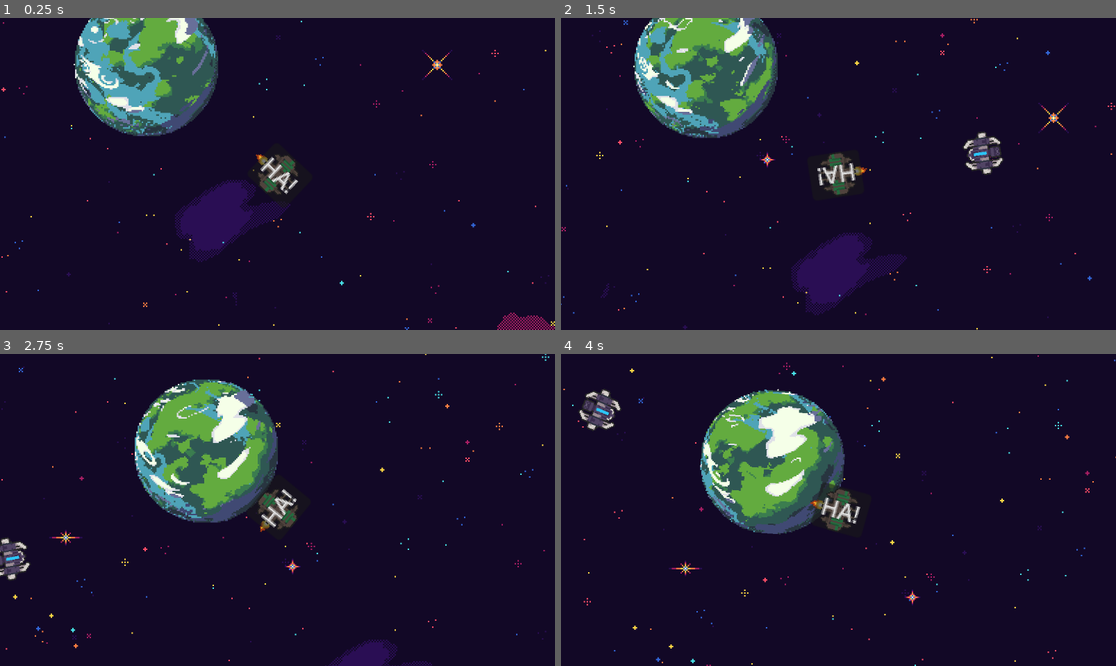
Above: before the commit, frames 1-4 (two rows, left to right).
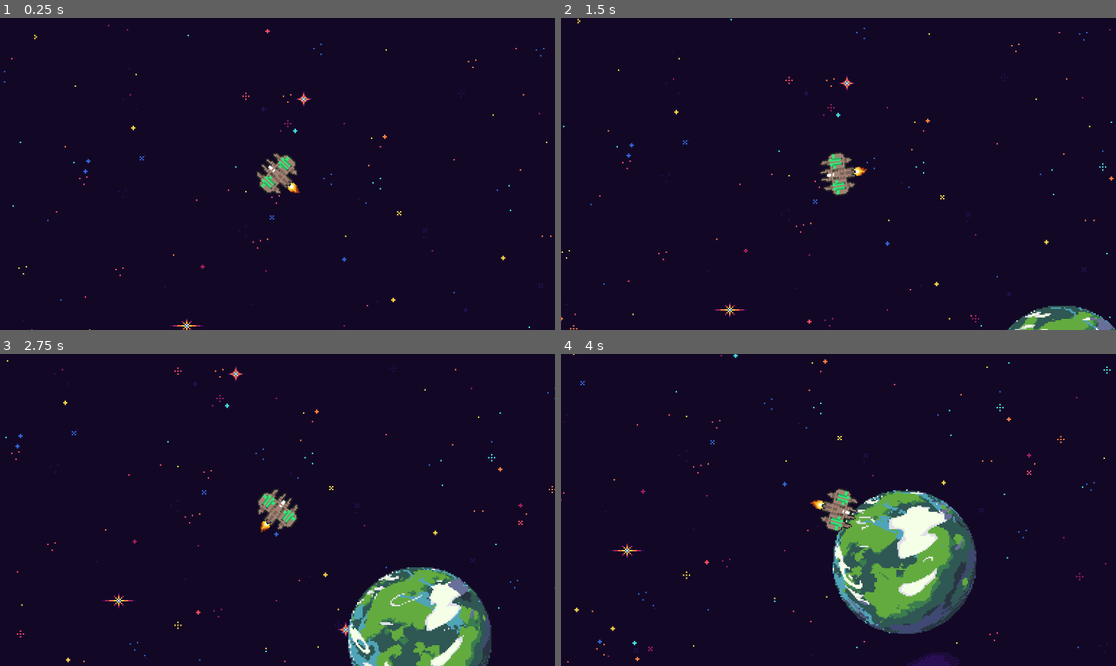
Above: after the commit, the same moments.

Repository: Likvik89/Planetslinger
Game: Godot game, scene res://Scenes/spaece.tscn
Same seed, same stepped clock (60 frames per second), same inputs: the game is played once before the commit and once after it.
Inputs (mouse positions are in pixels of both pictures, inside the frame that each line leads up to):
- Up to frame 1 (0.25 s): no input
- Up to frame 2 (1.5 s): move the mouse to (960, 158) at 0.52 s; hold D (rotate_right) 0.53-1.28 s; hold Space (Repulse) 0.53-1.28 s; move the mouse to (727, 189) at 1.27 s; hold E (gravitydown) from 1.28 s (still down); tap Shift (move_boost) at 1.35 s
- Up to frame 3 (2.75 s): move the mouse to (333, 441) at 2.02 s; release E (gravitydown) at 2.03 s; hold D (rotate_right) from 2.03 s (still down); hold Z (stop) from 2.03 s (still down)
- Up to frame 4 (4 s): move the mouse to (810, 572) at 2.77 s; release D (rotate_right) at 2.78 s; release Z (stop) at 2.78 s; hold Q (gravityup) 2.78-3.53 s; tap Space (Repulse) at 2.85 s; move the mouse to (1005, 556) at 3.52 s; hold A (rotate_left) from 3.53 s (still down); hold Shift (move_boost) from 3.53 s (still down)

The runs differ from the first frame. In frame 1, 12% of the frame differs, in the area x 0-100%, y 0-100%; in frame 2, 14%; in frame 3, 19%; in frame 4, 21%.

Commit message:
enemyspawner
virker ikke
enemy har ikke nogen reference til player

har også fået planet damage og collision damage til at virke

Diff:
--- a/Scenes/Enemy.tscn
+++ b/Scenes/Enemy.tscn
@@ -1,8 +1,9 @@
-[gd_scene load_steps=8 format=3 uid="uid://cbw8g3l4vl6gq"]
+[gd_scene load_steps=9 format=3 uid="uid://cbw8g3l4vl6gq"]
 
 [ext_resource type="Script" path="res://Scripts/Enemy.gd" id="1_sthxs"]
 [ext_resource type="PackedScene" uid="uid://ol6lcme7rrew" path="res://Scenes/enemyprojectile.tscn" id="2_guuww"]
 [ext_resource type="Texture2D" uid="uid://dw308gdedt3ck" path="res://sprites/SpaceShips/Tyranidv2.png" id="2_jafmd"]
+[ext_resource type="PackedScene" uid="uid://bj7xlge1lg0jp" path="res://Scenes/Playership.tscn" id="2_p3v1k"]
 [ext_resource type="Script" path="res://Scripts/Enemymouth.gd" id="3_dy3g1"]
 
 [sub_resource type="CircleShape2D" id="CircleShape2D_cap3y"]
@@ -22,7 +23,14 @@
 freeze = true
 freeze_mode = 1
 script = ExtResource("1_sthxs")
+G = null
+health = null
+player = ExtResource("2_p3v1k")
+speed = null
+safetydistance = null
 bullet = ExtResource("2_guuww")
+firingspeed = null
+cooldown = null
 
 [node name="Sprite2D" type="Sprite2D" parent="."]
 rotation = 1.5708
--- /dev/null
+++ b/Scenes/Enemyspawner.gd
@@ -0,0 +1,11 @@
+extends "res://Scripts/Enemy spawner.gd"
+
+
+# Called when the node enters the scene tree for the first time.
+func _ready():
+	pass # Replace with function body.
+
+
+# Called every frame. 'delta' is the elapsed time since the previous frame.
+func _process(delta):
+	pass
--- /dev/null
+++ b/Scenes/enemyspawner.tscn
@@ -0,0 +1,6 @@
+[gd_scene load_steps=2 format=3 uid="uid://dsrtq4kq5o6wy"]
+
+[ext_resource type="Script" path="res://Scripts/Enemyspawner.gd" id="1_u0b3h"]
+
+[node name="Enemyspawner" type="Node2D"]
+script = ExtResource("1_u0b3h")
--- a/Scenes/planet.tscn
+++ b/Scenes/planet.tscn
@@ -4533,3 +4533,9 @@
 [node name="AnimatedSprite2D" type="AnimatedSprite2D" parent="."]
 sprite_frames = SubResource("SpriteFrames_uhd7o")
 animation = &"gasgiant"
+
+[node name="Hurtbox" type="Area2D" parent="."]
+
+[node name="CollisionShape2D" type="CollisionShape2D" parent="Hurtbox"]
+
+[connection signal="body_entered" from="Hurtbox" to="." method="_on_hurtbox_body_entered"]
--- a/Scenes/spaece.tscn
+++ b/Scenes/spaece.tscn
@@ -1,11 +1,9 @@
-[gd_scene load_steps=8 format=3 uid="uid://ceidb1v0s1485"]
+[gd_scene load_steps=6 format=3 uid="uid://ceidb1v0s1485"]
 
 [ext_resource type="Script" path="res://Scripts/space.gd" id="1_8xrhg"]
 [ext_resource type="PackedScene" uid="uid://d166e7r2yvule" path="res://Scenes/planet.tscn" id="3_1lsuq"]
 [ext_resource type="PackedScene" uid="uid://bj7xlge1lg0jp" path="res://Scenes/Playership.tscn" id="4_nh8i3"]
-[ext_resource type="PackedScene" uid="uid://cbw8g3l4vl6gq" path="res://Scenes/Enemy.tscn" id="5_m6m72"]
 [ext_resource type="PackedScene" uid="uid://dg1hws2hww7rm" path="res://Scenes/spaece_background.tscn" id="5_worp5"]
-[ext_resource type="PackedScene" uid="uid://gbcf4kpqno52" path="res://Scenes/ui.tscn" id="6_w0ik0"]
 
 [sub_resource type="RectangleShape2D" id="RectangleShape2D_ld176"]
 size = Vector2(7003, 502)
@@ -28,6 +26,7 @@
 position = Vector2(1500, 1500)
 
 [node name="Bodies" type="Node2D" parent="."]
+position = Vector2(84, 64)
 
 [node name="Planet" parent="Bodies" instance=ExtResource("3_1lsuq")]
 position = Vector2(256, 195)
@@ -36,39 +35,28 @@
 position = Vector2(654, 488)
 
 [node name="Playership" parent="Bodies" instance=ExtResource("4_nh8i3")]
-position = Vector2(349, 273)
-
-[node name="UI" parent="Bodies/Playership" instance=ExtResource("6_w0ik0")]
-offset_left = -477.0
-offset_top = -265.0
-offset_right = -477.0
-offset_bottom = -265.0
-
-[node name="Enemy" parent="Bodies" node_paths=PackedStringArray("player") instance=ExtResource("5_m6m72")]
-position = Vector2(585, 108)
-freeze = false
-freeze_mode = 0
-player = NodePath("../Playership")
+position = Vector2(82, 36)
 
 [node name="Edge of spaece" type="RigidBody2D" parent="."]
+position = Vector2(87, -7)
 gravity_scale = 0.0
 lock_rotation = true
 freeze = true
 
 [node name="CollisionShape2D" type="CollisionShape2D" parent="Edge of spaece"]
-position = Vector2(-0.5, -3251)
+position = Vector2(0, -3244)
 shape = SubResource("RectangleShape2D_ld176")
 
 [node name="CollisionShape2D2" type="CollisionShape2D" parent="Edge of spaece"]
-position = Vector2(4, 3251)
+position = Vector2(4, 3258)
 shape = SubResource("RectangleShape2D_ld176")
 
 [node name="CollisionShape2D3" type="CollisionShape2D" parent="Edge of spaece"]
-position = Vector2(3251, -3)
+position = Vector2(3164, -9)
 rotation = 1.5708
 shape = SubResource("RectangleShape2D_ld176")
 
 [node name="CollisionShape2D4" type="CollisionShape2D" parent="Edge of spaece"]
-position = Vector2(-3251, -4)
+position = Vector2(-3338, -2)
 rotation = 1.5708
 shape = SubResource("RectangleShape2D_ld176")
--- a/Scripts/Enemy spawner.gd
+++ /dev/null
@@ -1 +0,0 @@
-extends Node2D
--- a/Scripts/Enemy.gd
+++ b/Scripts/Enemy.gd
@@ -4,7 +4,7 @@
 @export var health = 400
 
 #Movement variables
-@export var player : RigidBody2D
+@export var player
 @export var speed = 600
 @export var safetydistance = 0
 
@@ -35,6 +35,8 @@
 			cooldown = firingspeed
 		else:
 			cooldown -= delta
+	if health < 0:
+		queue_free()
 
 #Gravity/movement
 func _integrate_forces(state):
--- /dev/null
+++ b/Scripts/Enemyspawner.gd
@@ -0,0 +1,19 @@
+extends Node2D
+
+@export var enemy : PackedScene
+var cooldown = 0
+var spawnspeed = 10
+
+
+func spawn():
+	var spawn = enemy.instantiate()
+	get_tree().root.add_child(spawn)
+	print("Spawning")
+
+func _process(delta):
+
+	if cooldown <= 0:
+		spawn()
+		cooldown = spawnspeed
+	else:
+		cooldown -= delta
--- a/Scripts/Playership.gd
+++ b/Scripts/Playership.gd
@@ -30,7 +30,7 @@
 	health -= damage
 
 func _process(delta):
-	print("Player", health)
+	#print("Player", health)
 
 	#Repulsing
 	if Input.is_action_pressed("Repulse"):
--- a/Scripts/planet.gd
+++ b/Scripts/planet.gd
@@ -1,7 +1,9 @@
 extends RigidBody2D
 
 @export var G = 1000  # Gravitational constant
+@export var health = 500000
 @onready var anim = $AnimatedSprite2D
+
 
 #Generating a random image for the planet
 func _ready():
@@ -9,6 +11,18 @@
 	var randomIndex = randi() % planetSprites.size()
 	var randomPlanet = planetSprites[randomIndex]
 	anim.play(randomPlanet)
+
+
+#Taking damge
+func take_damage(damage):
+	health -= damage
+
+
+#Collision damage
+func _on_hurtbox_body_entered(body):
+	if body.is_in_group('planets') and body != self:
+		health -= Vector2((self.angular_velocity*self.linear_velocity)-(body.angular_velocity*self.linear_velocity)).length()
+
 
 #Gravity
 func _integrate_forces(state):
--- /dev/null
+++ b/enemyspawner.tscn
@@ -0,0 +1,8 @@
+[gd_scene load_steps=3 format=3 uid="uid://c2l0lmddivget"]
+
+[ext_resource type="Script" path="res://Scripts/Enemyspawner.gd" id="1_u0b3h"]
+[ext_resource type="PackedScene" uid="uid://cbw8g3l4vl6gq" path="res://Scenes/Enemy.tscn" id="2_0rtml"]
+
+[node name="Enemyspawner" type="Node2D"]
+script = ExtResource("1_u0b3h")
+enemy = ExtResource("2_0rtml")
--- a/project.godot
+++ b/project.godot
@@ -12,7 +12,7 @@
 
 config/name="Planetslinger"
 run/main_scene="res://Scenes/spaece.tscn"
-config/features=PackedStringArray("4.1", "Mobile")
+config/features=PackedStringArray("4.2", "Mobile")
 
 [input]
 
